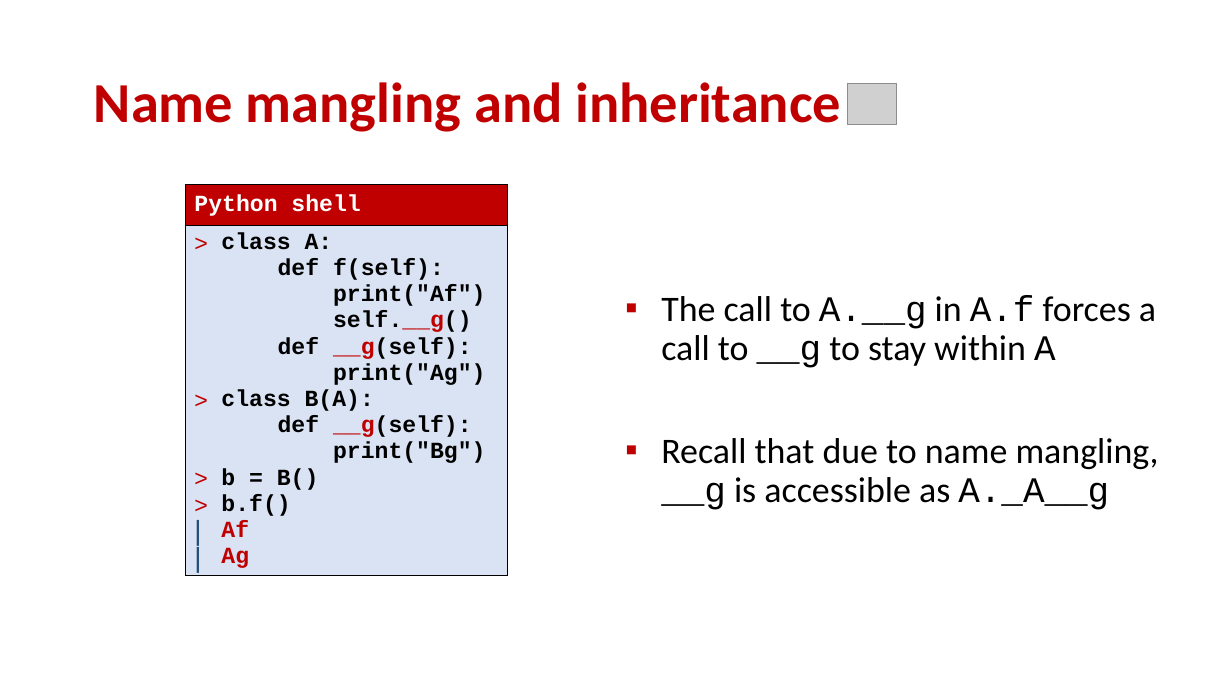
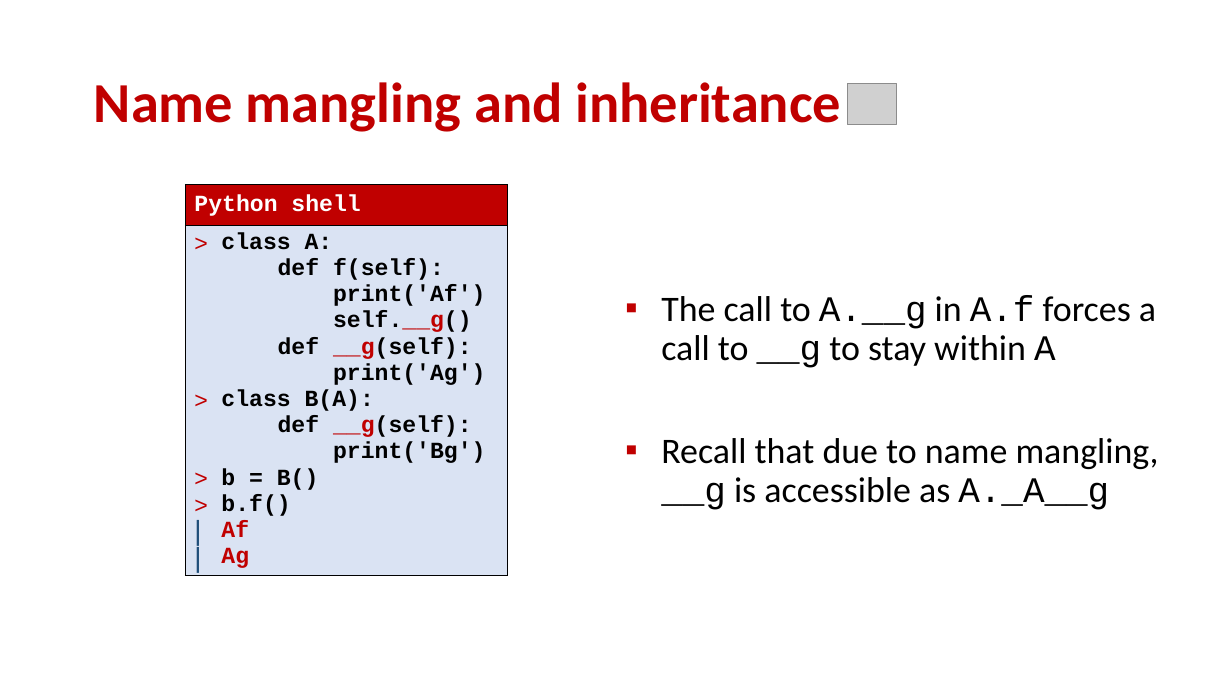
Before and after one commit to gsbrodal/gsbrodal.github.io, a slide deck: slide 13 of ipsa/slides/hierarchies.pptx. Drawn at 1232x693 pixels with LibreOffice and Linux fonts; fonts in the diff are those of the drawing; grey boxes stand for pictures. Boxes give left, top, right and bottom in pixels: in the first picture for what was removed or moved away, otherwise in the second. Text is boxed around its words. In the diff, an @@ line names an element or a change of style, - is before the commit and + after.

```diff
--- a/ipsa/slides/hierarchies.pptx
+++ b/ipsa/slides/hierarchies.pptx
@@ table at (x1=185, y1=185, x2=506, y2=595) @@
@@ row 2, column 1: "class A: / def f(self): / print("Af") / self.__g() / def __g(self): / print("Ag") / class B(A): / def __g(self): / print("Bg") / b = B() / b.f() / Af / Ag" to "class A: / def f(self): / print('Af') / self.__g() / def __g(self): / print('Ag') / class B(A): / def __g(self): / print('Bg') / b = B() / b.f() / Af / Ag" @@
```
Also in this commit, not shown: 11 other slides changed, 3 other files.
